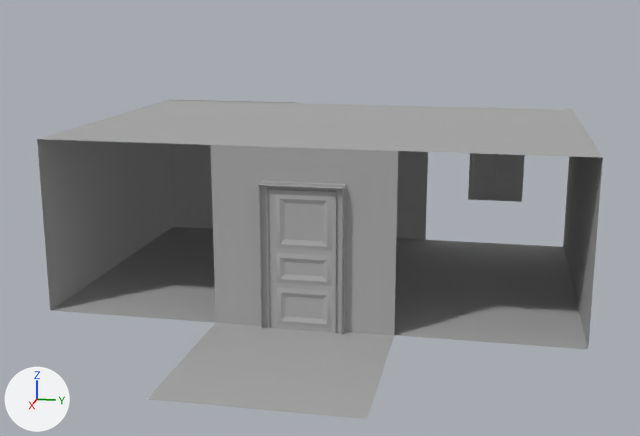
The FBX model Bed_Time_Story/Assets/MainAsset/KidRoom/ROOM_BOY/MESH/SM_Room_Wall.fbx: old version first, new version second.
Rendered twice from a 50 mm lens placed at (1998.0, 395.0, 698.0), pointed at (29.0, 1.0, 206.0). Every picture has the same lights, and +X, +Y and +Z are marked at lower left. Where no turn or scale is listed for an object, it has been applied to the vertices. Vertices at the same position are counted once.

Script lines for the objects in view, before the commit:
```python
ob_ceiling = bpy.data.objects.new('Ceiling', me_mesh_009)
ob_ceiling.location = (-190.0, 0.0, 400.0)
ob_floor_corridor = bpy.data.objects.new('Floor_corridor', me_mesh_002)
ob_floor_corridor.location = (410.0, 0.0, 0.0)
ob_wall_01 = bpy.data.objects.new('Wall_01', me_mesh_005)
ob_wall_01.location = (-190.0, -600.0, 200.0)
ob_wall_02 = bpy.data.objects.new('Wall_02', me_mesh_007)
ob_wall_02.location = (-190.0, 600.0, 200.0)
ob_wall_door2 = bpy.data.objects.new('Wall_Door2', me_mesh_008)
ob_wall_door2.location = (220.0, 0.0, 200.0)
ob_wall_window = bpy.data.objects.new('Wall_Window', me_mesh_006)
ob_wall_window.location = (-600.0, 0.0, 200.0)
# me_mesh_006
# before: 0 (10.0, -600.0, 200.0) at pixel (167, 100), 2 (10.0, -200.0, 200.0) at pixel (294, 103), 12 (-9.0, -600.0, 200.0) at pixel (169, 99), 14 (-9.0, -200.0, 200.0) at pixel (296, 102), 20 (10.0, 200.0, 200.0) at pixel (429, 106)
# me_mesh_008
# before: 0 (-10.0, 200.0, 200.0) at pixel (398, 150), 2 (-10.0, -200.0, 200.0) at pixel (210, 144), 12 (-10.0, 0.0, 200.0) at pixel (302, 147)
# also in view: 'Door' at (215.0, 0.0, 162.0); 'Floor' at (-190.0, 0.0, 0.0); 'Windows1' at (-591.0, 399.0, 240.0)
```
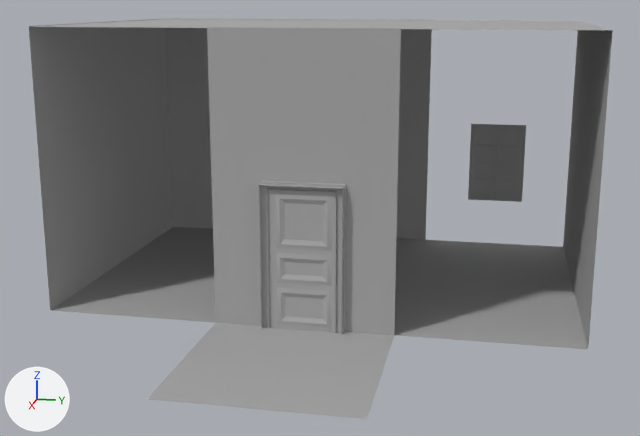
Edits to the bpy script that builds the scene:
```text
Change me_mesh_006:
    where me_mesh_006.from_pydata(...)  # 21 vertices, 13 faces; spans x -10.0..10.0, y -600.0..200.0, z -200.0..200.0
    used by ob_wall_window; location = (-600.0, 0.0, 200.0)
    me_mesh_006 part 3
    add for i in [0, 2, 12, 14, 20]: me_mesh_006.vertices[i].co += Vector((0.0, 0.0, 244.0))
Change me_mesh_008:
    where me_mesh_008.from_pydata(...)  # 15 vertices, 8 faces; spans x -10.0..10.0, y -200.0..200.0, z -200.0..200.0
    used by ob_wall_door2; location = (220.0, 0.0, 200.0)
    me_mesh_008 part 1
    add for i in [0, 2, 12]: me_mesh_008.vertices[i].co += Vector((0.0, 0.0, 244.0))
Change me_mesh_005:
    where me_mesh_005.from_pydata(...)  # 6 vertices, 2 faces; spans x -400.0..400.0, y 0.0, z -200.0..200.0
    used by ob_wall_01; location = (-190.0, -600.0, 200.0)
    me_mesh_005 part 4: the whole mesh is scaled about its middle by (1, 1.61, 1.61), then moved by (0.0, 0.0, 122.0)
Change me_mesh_007:
    where me_mesh_007.from_pydata(...)  # 6 vertices, 2 faces; spans x -400.0..400.0, y 0.0, z -200.0..200.0
    used by ob_wall_02; location = (-190.0, 600.0, 200.0)
    me_mesh_007 part 2: the whole mesh is scaled about its middle by (1, 0.67, 1.61), then moved by (0.0, 0.0, 121.0)
Change ob_ceiling:
    ob_ceiling.location: (-190.0, 0.0, 400.0) -> (-190.0, 0.0, 643.0)
```

Boxes [x1, y1, x2, y2] around the edits, measured in the pictures (640 x 436 px):
'Wall_Door2', reshaped (62% taller): before [210, 145, 398, 335]; after [207, 27, 401, 335]
'Wall_01', mesh rescaled: before [37, 139, 173, 310]; after [29, 19, 173, 310]
'Ceiling', moved: before [40, 100, 603, 158]; after [34, 19, 609, 30]
'Wall_Window', reshaped (57% taller): before [169, 100, 428, 240]; after [165, 19, 432, 240]
'Wall_02', mesh rescaled: before [563, 156, 603, 347]; after [563, 30, 613, 347]
